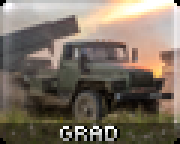
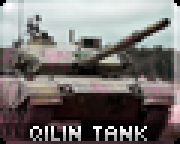
Revision of a layered 180x144 image; what changed, layer by layer:
painted on "TEXT (under)" over box(30, 126, 147, 141)
added layer "Слой 28" in group "Icons" over box(0, 0, 180, 144)
added layer "Слой 27" in group "Icons" over box(0, 0, 180, 144)
added layer "Слой 26" in group "Icons" over box(0, 0, 180, 144)
added layer "Слой 25" in group "Icons" over box(0, 0, 180, 144)
added layer "Слой 23" in group "Icons" over box(0, 0, 180, 144)
added layer "Слой 22" in group "Icons" over box(0, 0, 180, 144)
